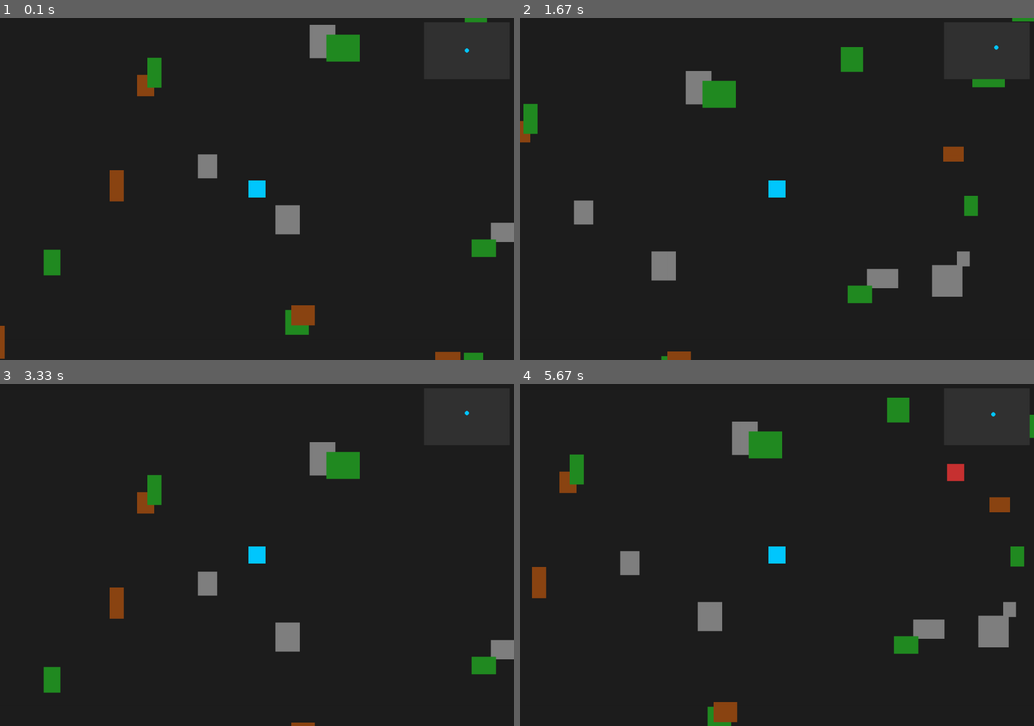
Above: before the commit, frames 1-4 (two rows, left to right).
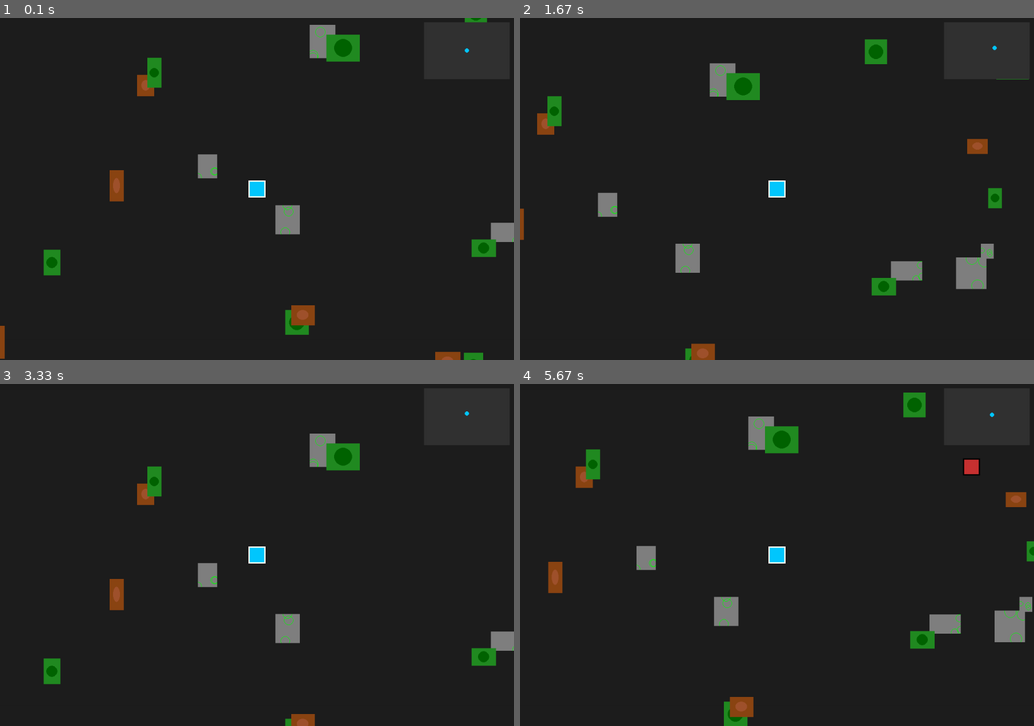
Above: after the commit, the same moments.

Repository: xXN1CG4M3RXx/TD-Pygame
Game: pygame game, started from td_game.py
The game is run twice, just before and just after one commit, with the same random seed, the same clock (stepped at 60 frames per second) and the same inputs.
Inputs:
- Up to frame 1 (0.1 s): no input
- Up to frame 2 (1.67 s): hold D 0.33-0.8 s; hold W 0.83-1.13 s; hold D 1.17-1.63 s
- Up to frame 3 (3.33 s): hold A 1.67-2.2 s; hold S 2.23-2.53 s; hold A 2.57-2.97 s; hold W from 3 s (still down)
- Up to frame 4 (5.67 s): release W at 3.37 s; hold D 3.4-4.03 s; hold S 4.07-4.43 s; hold A 4.47-4.93 s; hold D 4.97-5.43 s; hold W from 5.47 s (still down)

The runs differ from the first frame. In frame 1, 0.6% of the frame differs, in the area x 9-100%, y 0-100%; in frame 2, 7.6%, in the area x 0-100%, y 0-100%; in frame 3, 2.7%; in frame 4, 7.2%.

Commit message:
game verbesserung

Diff:
--- a/td_game.py
+++ b/td_game.py
@@ -6,7 +6,7 @@
 MAP_WIDTH, MAP_HEIGHT = 3000, 2000  # Große Map
 PLAYER_SIZE = 40
 ENEMY_SIZE = 40
-PLAYER_SPEED = 6
+PLAYER_SPEED = 5
 ENEMY_SPEED = 2
 BULLET_SPEED = 12
 FPS = 60
@@ -19,37 +19,39 @@
 
 # --- Klassen ---
 class Player(pygame.sprite.Sprite):
-	def __init__(self, x, y):
-		super().__init__()
-		self.image = pygame.Surface((PLAYER_SIZE, PLAYER_SIZE))
-		self.image.fill((0, 200, 255))
-		self.rect = self.image.get_rect(center=(x, y))
-		self.pos = pygame.Vector2(x, y)
-		self.vel = pygame.Vector2(0, 0)
+    def __init__(self, x, y):
+        super().__init__()
+        self.image = pygame.Surface((PLAYER_SIZE, PLAYER_SIZE), pygame.SRCALPHA)
+        self.image.fill((0, 200, 255))
+        pygame.draw.rect(self.image, (255,255,255), self.image.get_rect(), 3)  # Weißer Rand
+        self.rect = self.image.get_rect(center=(x, y))
+        self.pos = pygame.Vector2(x, y)
+        self.vel = pygame.Vector2(0, 0)
 
-	def update(self, keys):
-		self.vel = pygame.Vector2(0, 0)
-		if keys[pygame.K_w]: self.vel.y = -PLAYER_SPEED
-		if keys[pygame.K_s]: self.vel.y = PLAYER_SPEED
-		if keys[pygame.K_a]: self.vel.x = -PLAYER_SPEED
-		if keys[pygame.K_d]: self.vel.x = PLAYER_SPEED
-		self.pos += self.vel
-		self.pos.x = max(0, min(MAP_WIDTH, self.pos.x))
-		self.pos.y = max(0, min(MAP_HEIGHT, self.pos.y))
-		self.rect.center = self.pos
+    def update(self, keys):
+        self.vel = pygame.Vector2(0, 0)
+        if keys[pygame.K_w]: self.vel.y = -PLAYER_SPEED
+        if keys[pygame.K_s]: self.vel.y = PLAYER_SPEED
+        if keys[pygame.K_a]: self.vel.x = -PLAYER_SPEED
+        if keys[pygame.K_d]: self.vel.x = PLAYER_SPEED
+        self.pos += self.vel
+        self.pos.x = max(0, min(MAP_WIDTH, self.pos.x))
+        self.pos.y = max(0, min(MAP_HEIGHT, self.pos.y))
+        self.rect.center = self.pos
 
 class Enemy(pygame.sprite.Sprite):
-	def __init__(self, x, y):
-		super().__init__()
-		self.image = pygame.Surface((ENEMY_SIZE, ENEMY_SIZE))
-		self.image.fill((200, 50, 50))
-		self.rect = self.image.get_rect(center=(x, y))
-		self.pos = pygame.Vector2(x, y)
+    def __init__(self, x, y):
+        super().__init__()
+        self.image = pygame.Surface((ENEMY_SIZE, ENEMY_SIZE), pygame.SRCALPHA)
+        self.image.fill((200, 50, 50))
+        pygame.draw.rect(self.image, (0,0,0), self.image.get_rect(), 3)  # Schwarzer Rand
+        self.rect = self.image.get_rect(center=(x, y))
+        self.pos = pygame.Vector2(x, y)
 
-	def update(self, player_pos):
-		direction = (player_pos - self.pos).normalize() if player_pos != self.pos else pygame.Vector2(0, 0)
-		self.pos += direction * ENEMY_SPEED
-		self.rect.center = self.pos
+    def update(self, player_pos):
+        direction = (player_pos - self.pos).normalize() if player_pos != self.pos else pygame.Vector2(0, 0)
+        self.pos += direction * ENEMY_SPEED
+        self.rect.center = self.pos
 
 class Bullet(pygame.sprite.Sprite):
 	def __init__(self, x, y, dir):
@@ -67,11 +69,19 @@
 			self.kill()
 
 class Obstacle(pygame.sprite.Sprite):
-	def __init__(self, x, y, w, h, color):
-		super().__init__()
-		self.image = pygame.Surface((w, h))
-		self.image.fill(color)
-		self.rect = self.image.get_rect(center=(x, y))
+    def __init__(self, x, y, w, h, color):
+        super().__init__()
+        self.image = pygame.Surface((w, h), pygame.SRCALPHA)
+        self.image.fill(color)
+        # Muster für bessere Unterscheidung
+        if color == (34,139,34):  # Baum
+            pygame.draw.circle(self.image, (0,100,0), (w//2, h//2), min(w,h)//3)
+        elif color == (139,69,19):  # Stein
+            pygame.draw.ellipse(self.image, (160,82,45), [w//4, h//4, w//2, h//2])
+        elif color == (128,128,128):  # Busch
+            for i in range(3):
+                pygame.draw.circle(self.image, (0,255,0), (random.randint(0,w), random.randint(0,h)), min(w,h)//5, 1)
+        self.rect = self.image.get_rect(center=(x, y))
 
 # --- Map generieren ---
 obstacles = pygame.sprite.Group()
